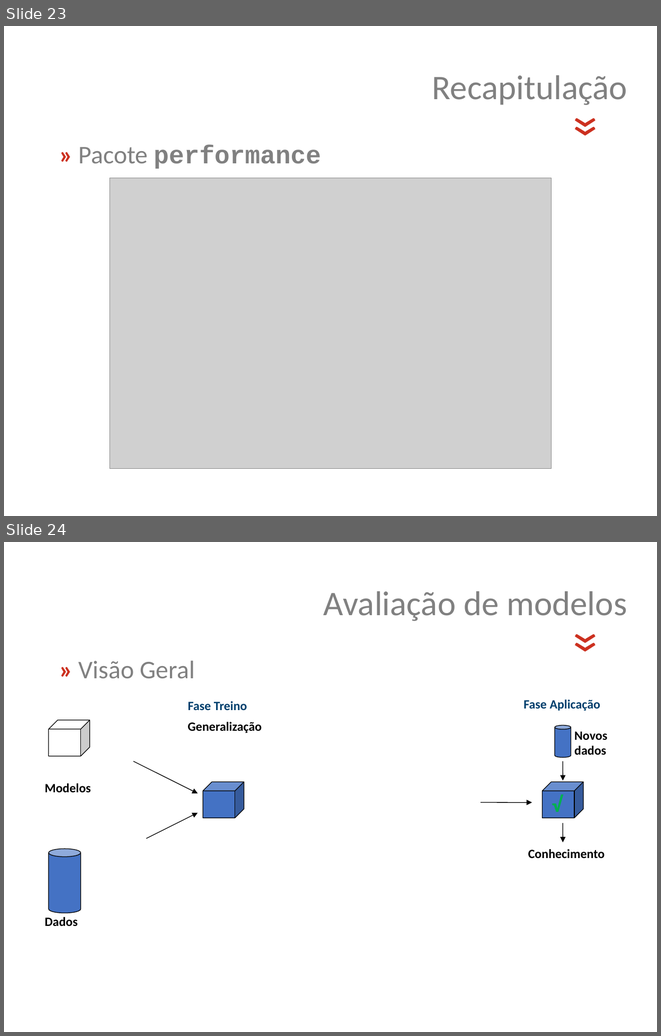
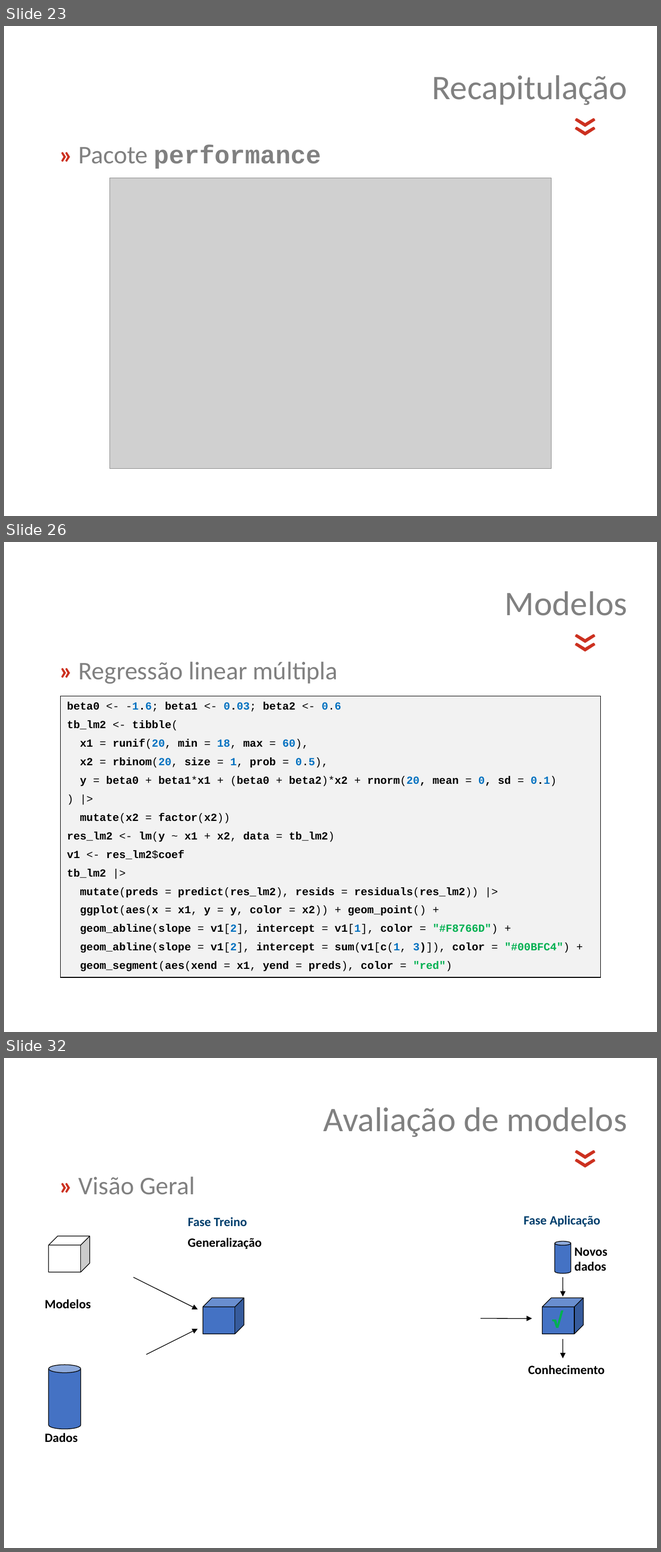
Before and after one commit to jsollari/DSR-II2024, a slide deck: docs/DSR-II2024_JL_slides.pptx. Shown one above the other, each under a label of ours: slides 23 and 24 before the commit, slides 23, 26 and 32 after it; the slides between them are not shown. The pictures are 661x1036 and 661x1552 pixels, drawn with LibreOffice and Linux fonts; fonts in the diff are those of the drawing; grey boxes stand for pictures; background and template pictures are left out. Boxes give left, top, right and bottom in pixels: in the first picture for what was removed or moved away, otherwise in the second. Text is boxed around its words. In the diff, an @@ line names an element or a change of style, - is before the commit and + after.

```diff
--- a/docs/DSR-II2024_JL_slides.pptx
+++ b/docs/DSR-II2024_JL_slides.pptx
@@ slide 26 added at [4, 542, 657, 1032], background #FFFFFF @@
@@ text added at [505, 591, 627, 616], 38 pt, text #808080 @@
+Modelos
@@ text added at [541, 627, 613, 663], 60 pt, text #CC301F @@
+«
@@ text added at [79, 662, 338, 684], 28 pt, text #808080 @@
+» Regressão linear múltipla
@@ rectangle added at [61, 696, 601, 978], fill #F2F2F2, outline #000000 0.75 pt, 12 pt, text #000000, bold @@
+beta0 <- -1.6; beta1 <- 0.03; beta2 <- 0.6
+tb_lm2 <- tibble(
+x1 = runif(20, min = 18, max = 60),
+x2 = rbinom(20, size = 1, prob = 0.5),
+y = beta0 + beta1*x1 + (beta0 + beta2)*x2 + rnorm(20, mean = 0, sd = 0.1)
+) |>
+mutate(x2 = factor(x2))
+res_lm2 <- lm(y ~ x1 + x2, data = tb_lm2)
+v1 <- res_lm2$coef
+tb_lm2 |>
+mutate(preds = predict(res_lm2), resids = residuals(res_lm2)) |>
+ggplot(aes(x = x1, y = y, color = x2)) + geom_point() +
+geom_abline(slope = v1[2], intercept = v1[1], color = "#F8766D") +
+geom_abline(slope = v1[2], intercept = sum(v1[c(1, 3)]), color = "#00BFC4") +
+geom_segment(aes(xend = x1, yend = preds), color = "red")
@@ what was slide 24 is now slide 32 @@
```
Also in this commit, not shown: 11 slides changed, 8 other slides added, 35 other files.
